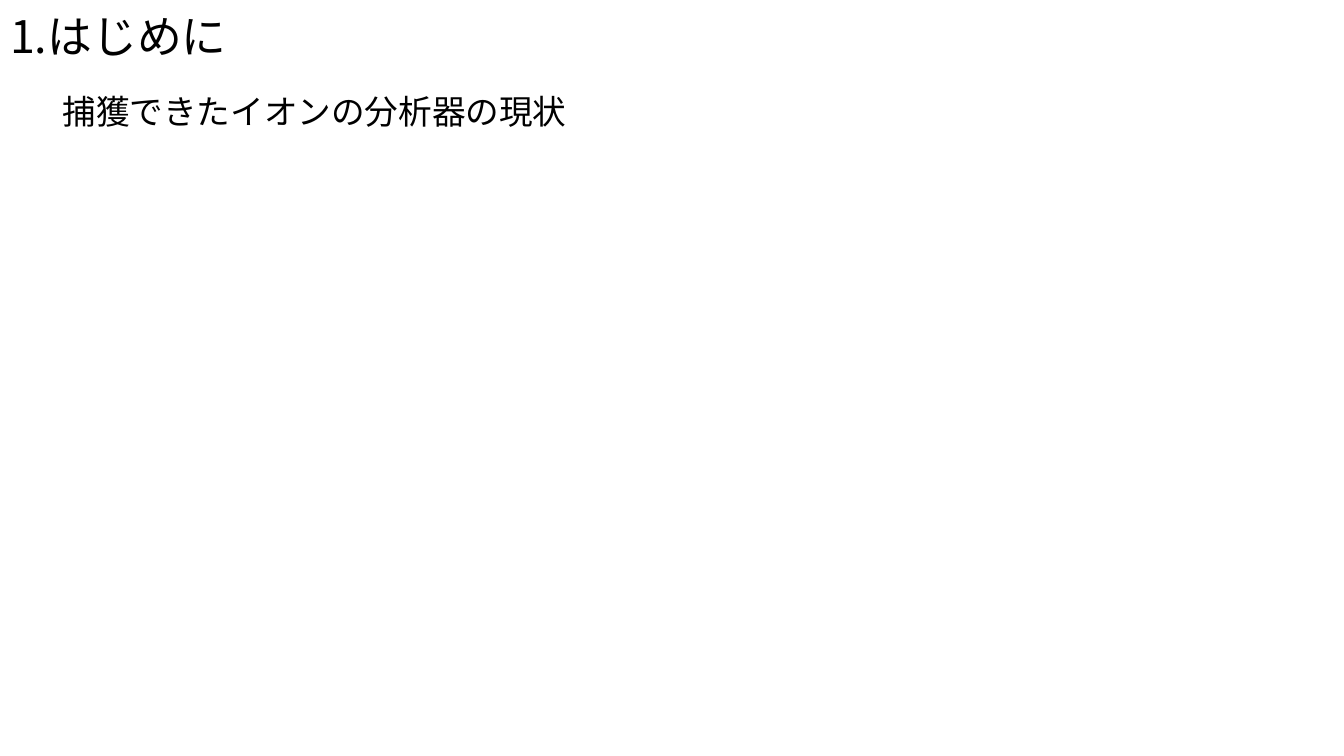
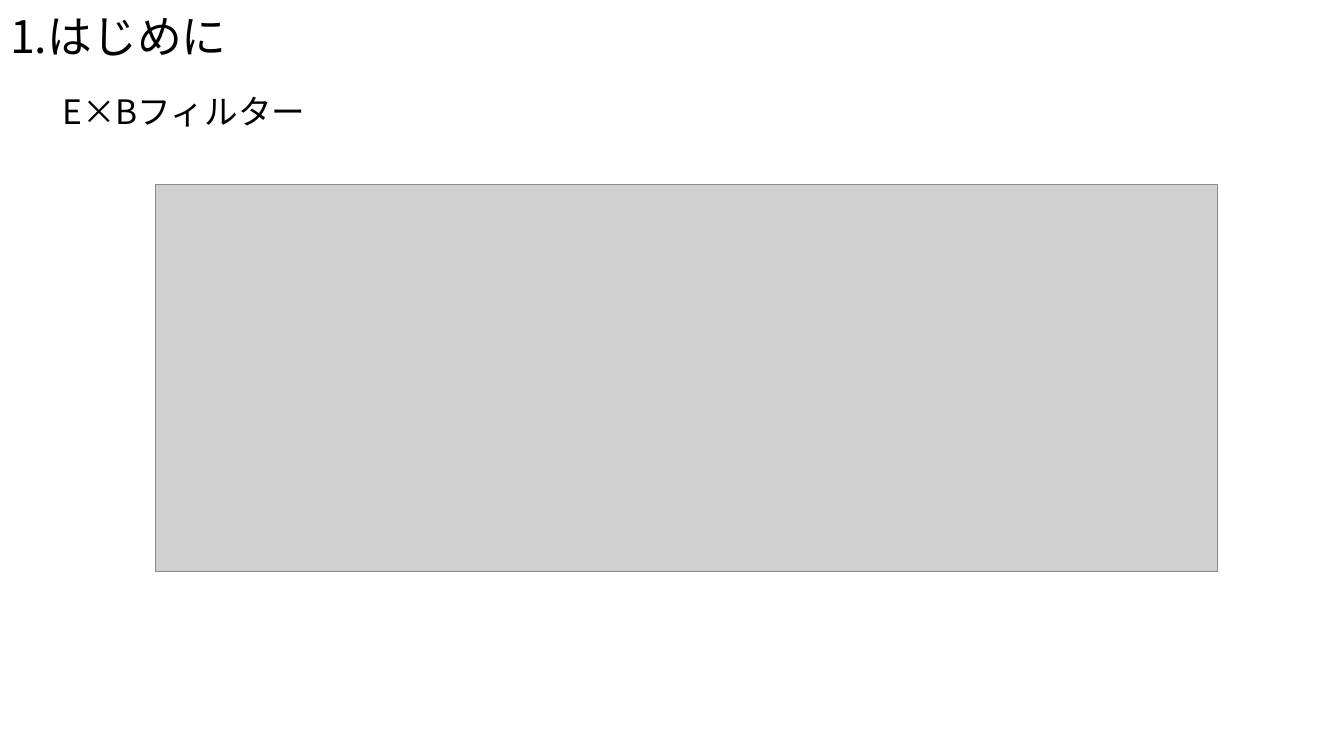
Before and after one commit to Takeuchi-yuya/Ksimulation, a slide deck: slide 3 of docs/中間発表.pptx. Drawn at 1344x756 pixels with LibreOffice and Linux fonts; fonts in the diff are those of the drawing; grey boxes stand for pictures. Boxes give left, top, right and bottom in pixels: in the first picture for what was removed or moved away, otherwise in the second. Text is boxed around its words. In the diff, an @@ line names an element or a change of style, - is before the commit and + after.

```diff
--- a/docs/中間発表.pptx
+++ b/docs/中間発表.pptx
@@ text at (62, 96, 305, 127): text changed @@
-捕獲できたイオンの分析器の現状
+E×Bフィルター
@@ picture added at (155, 185, 1218, 572) @@
```
Also in this commit, not shown: 5 other slides changed, 4 slides added, 3 slides removed, 1 other file.
